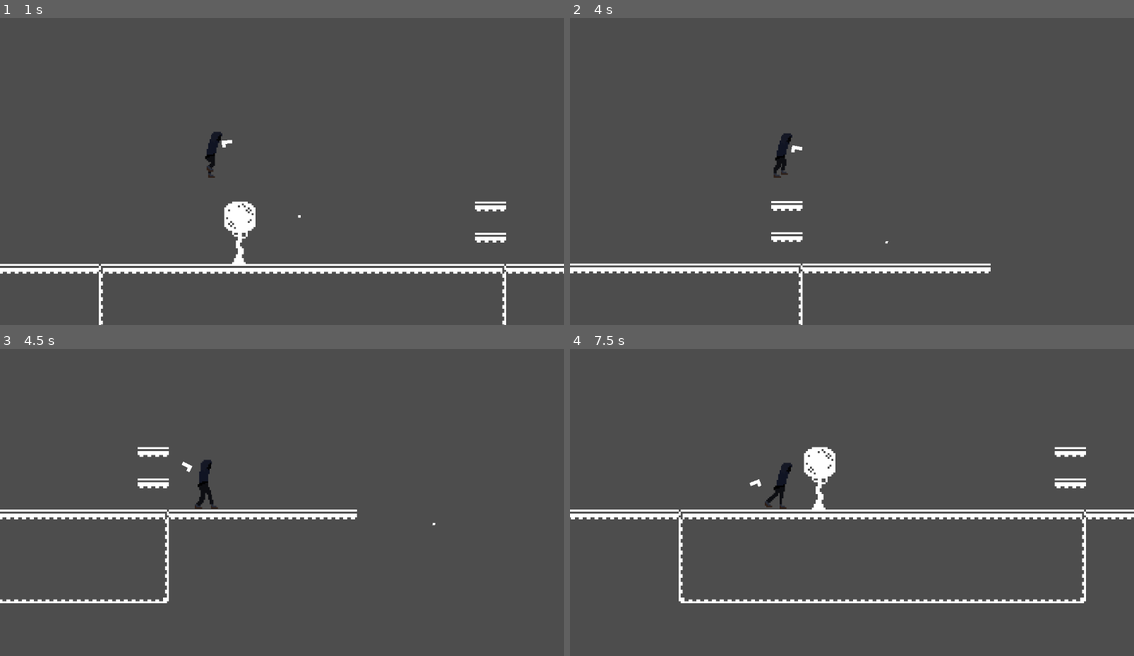
Above: before the commit, frames 1-4 (two rows, left to right).
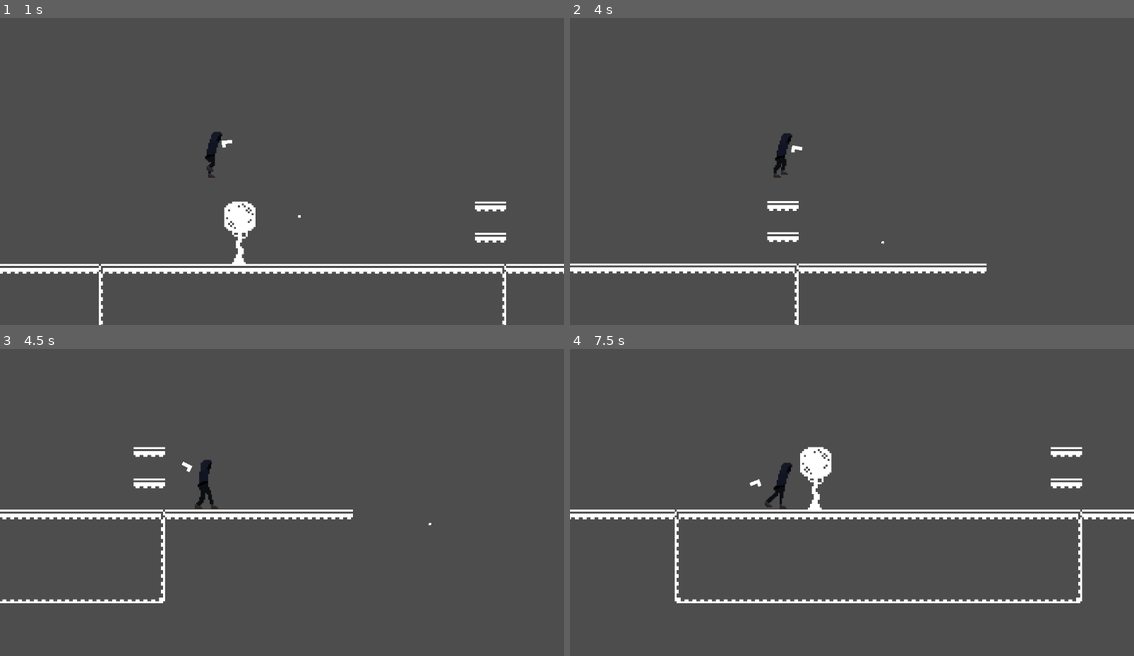
Above: after the commit, the same moments.

Repository: CarsonDecker24/2D-Platformer
Game: Godot game, scene res://level_1.tscn
Two runs of this game, one before a commit and one after it. Both use one fixed random seed, a clock stepped at 60 frames per second and the inputs below.
Inputs (mouse positions are in pixels of both pictures, inside the frame that each line leads up to):
- Up to frame 1 (1 s): tap Enter at 0.5 s; move the mouse to (406, 150) at 0.52 s; hold D (move_right) from 0.53 s (still down); click (406, 150) at 0.6 s; tap W (jump) at 0.77 s
- Up to frame 2 (4 s): move the mouse to (739, 183) at 1.27 s; tap Shift (shift) at 1.35, 2.85 s; tap W (jump) at 1.52, 3.02, 3.77 s; move the mouse to (908, 97) at 2.02 s; release D (move_right) at 2.03 s; hold A (move_left) 2.03-2.78 s; click (908, 97) at 2.1 s; move the mouse to (823, 229) at 2.77 s; hold D (move_right) from 2.78 s (still down); move the mouse to (1021, 214) at 3.52 s; click (1021, 214) at 3.6 s
- Up to frame 3 (4.5 s): move the mouse to (112, 450) at 4.27 s; release D (move_right) at 4.28 s; hold A (move_left) from 4.28 s (still down); tap Shift (shift) at 4.35 s
- Up to frame 4 (7.5 s): tap W (jump) at 4.52, 6.02, 6.77 s; move the mouse to (880, 499) at 5.02 s; release A (move_left) at 5.03 s; hold D (move_right) 5.03-5.78 s; click (880, 499) at 5.1 s; tap Space at 5.75 s; move the mouse to (767, 419) at 5.77 s; hold A (move_left) 5.78-7.28 s; tap Shift (shift) at 5.85, 7.35 s; move the mouse to (976, 481) at 6.52 s; click (976, 481) at 6.6 s; move the mouse to (739, 514) at 7.27 s; hold D (move_right) from 7.28 s (still down)

Frame 1 is identical in both runs. In frame 2, 0.9% of the frame differs, in the area x 0-75%, y 59-100%; in frame 3, 1.2%; in frame 4, 2.5%, in the area x 0-100%, y 31-83%.

Commit message:
Update player.tscn

Diff:
--- a/player.tscn
+++ b/player.tscn
@@ -132,7 +132,7 @@
 
 [sub_resource type="CapsuleShape2D" id="CapsuleShape2D_upuir"]
 radius = 6.0
-height = 28.0
+height = 26.0
 
 [node name="Player" type="CharacterBody2D"]
 position = Vector2(78, 66)
@@ -151,7 +151,7 @@
 autostart = true
 
 [node name="CollisionShape2D" type="CollisionShape2D" parent="."]
-position = Vector2(0, -8)
+position = Vector2(-2, -7)
 shape = SubResource("CapsuleShape2D_upuir")
 
 [node name="Camera" type="Camera2D" parent="."]
